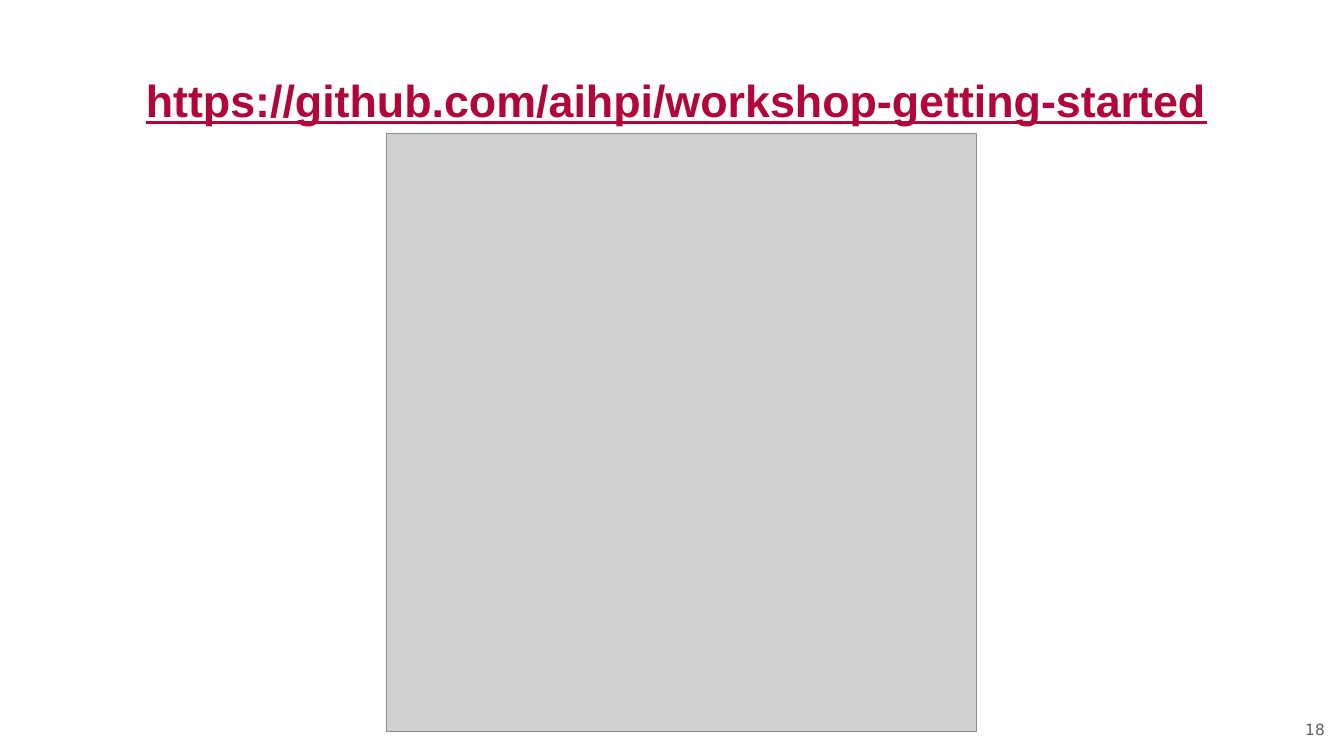
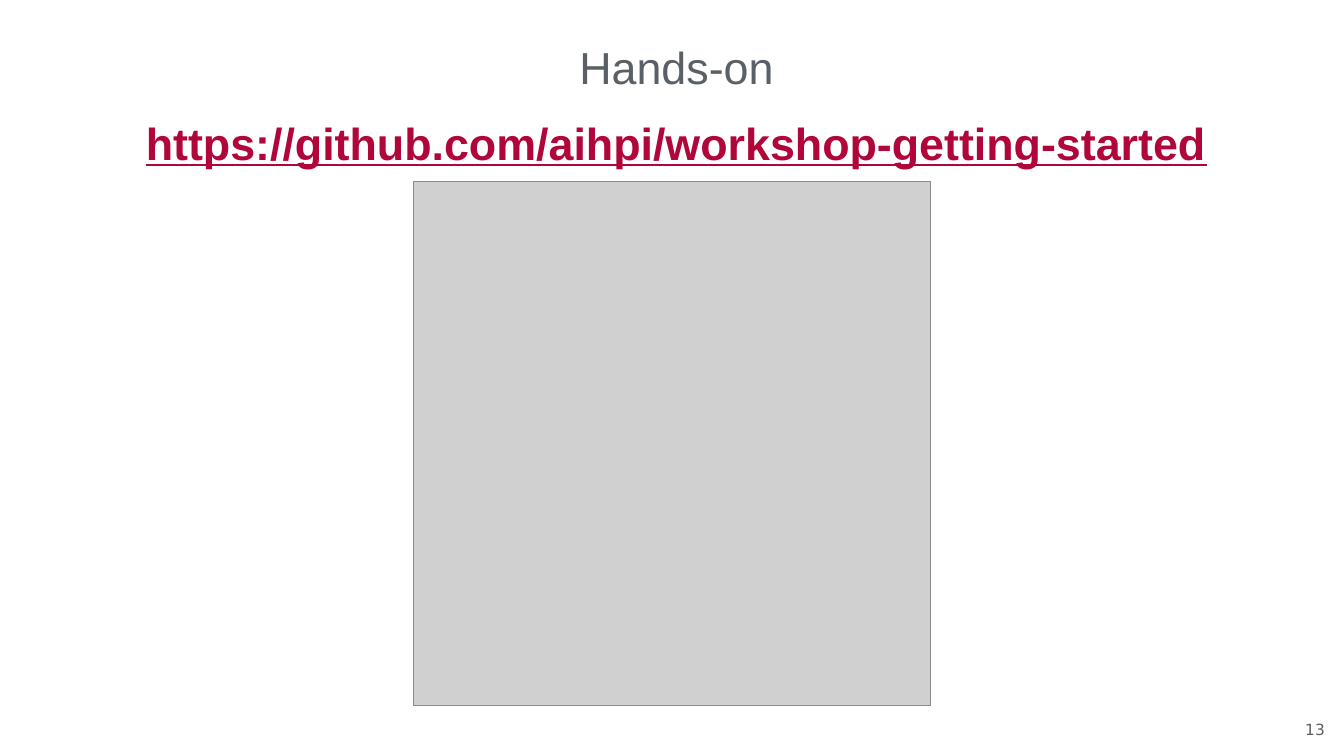
Before and after one commit to aihpi/workshop-getting-started, a slide deck: slide 13 of 03_workshop/slides/slides_english.pptx (slide 18 before the commit). Drawn at 1344x756 pixels with LibreOffice and Linux fonts; fonts in the diff are those of the drawing; grey boxes stand for pictures. Boxes give left, top, right and bottom in pixels: in the first picture for what was removed or moved away, otherwise in the second. Text is boxed around its words. In the diff, an @@ line names an element or a change of style, - is before the commit and + after.

Commit message:
Restructure workshop slides and add German version

```diff
--- a/03_workshop/slides/slides_english.pptx
+++ b/03_workshop/slides/slides_english.pptx
@@ text added at [579,51,773,85], 32 pt, text #5A6065 @@
+Hands-on
@@ text "https://github.com/aihpi/workshop-getting-started": place and size @@
-text "https://github.com/aihpi/workshop-getting-started" at [146,84,1206,126]
+text "https://github.com/aihpi/workshop-getting-started" at [146,127,1206,169]
@@ picture: place and size @@
-picture at [387,134,977,732]
+picture at [413,181,930,705]
@@ page number at [1305,723,1325,735]: text changed @@
-18
+13
```
Also in this commit, not shown: 1 slide added, 3 other files.
